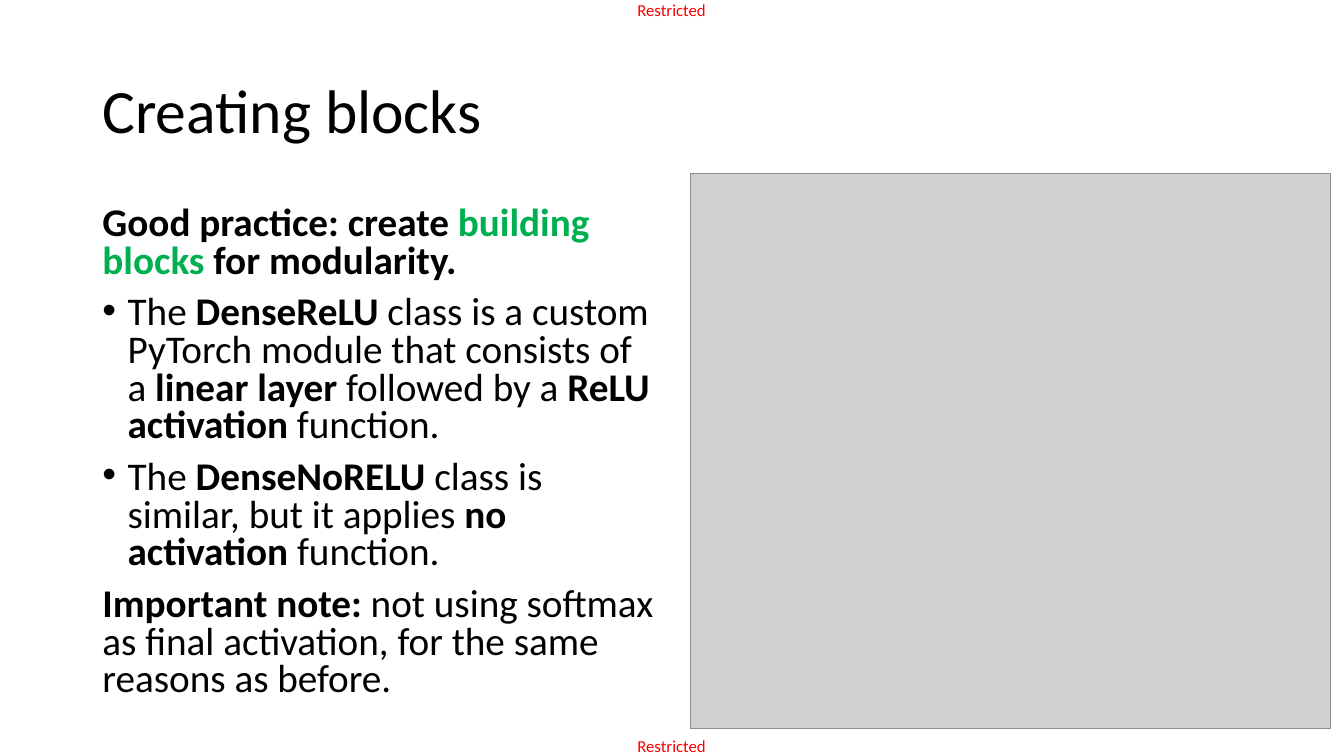
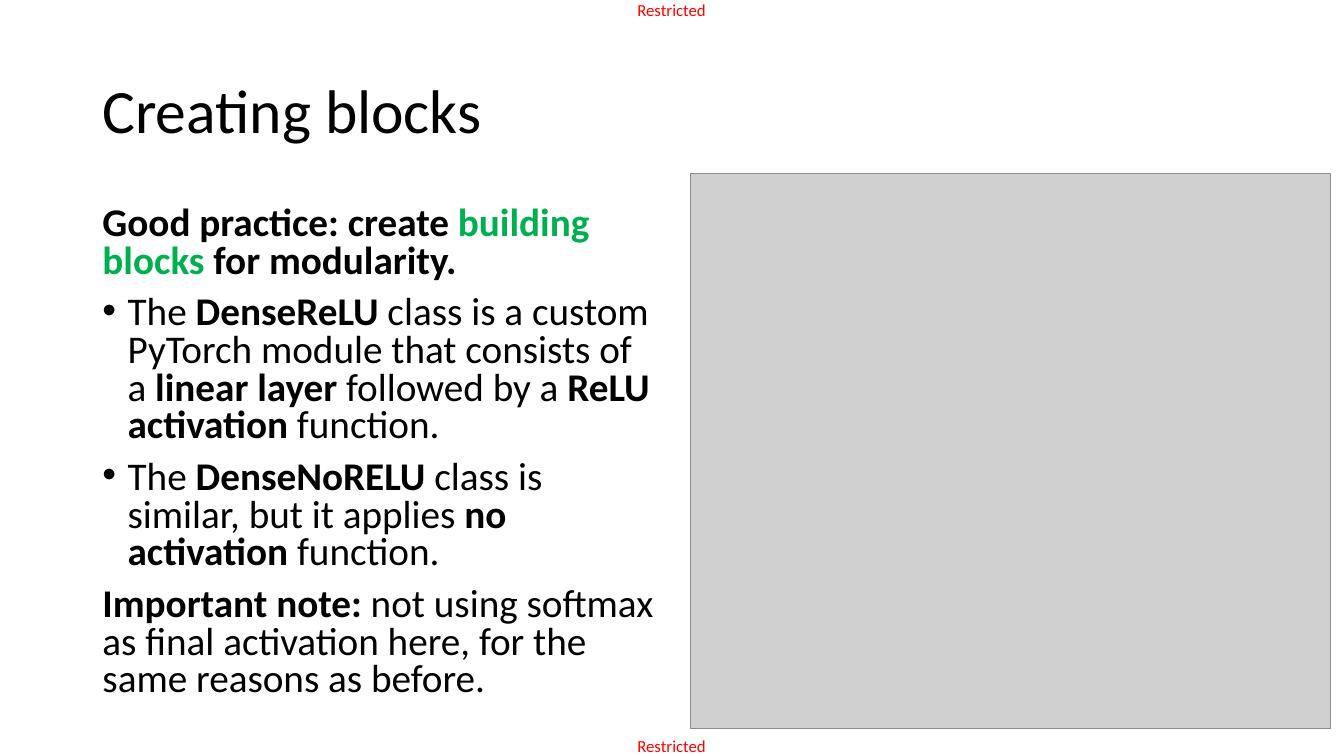
Before and after one commit to matthieudemari/SUTD_DL_50_039, a slide deck: slide 47 of W3/3. W3S3 final/W3S3.pptx. Drawn at 1344x756 pixels with LibreOffice and Linux fonts; fonts in the diff are those of the drawing; grey boxes stand for pictures. Boxes give left, top, right and bottom in pixels: in the first picture for what was removed or moved away, otherwise in the second. Text is boxed around its words. In the diff, an @@ line names an element or a change of style, - is before the commit and + after.

Commit message:
Correcting some typos here and there.

```diff
--- a/W3/3. W3S3 final/W3S3.pptx
+++ b/W3/3. W3S3 final/W3S3.pptx
@@ text at (x1=102, y1=590, x2=654, y2=693): text changed @@
-Important note: not using softmax as final activation, for the same reasons as before.
+Important note: not using softmax as final activation here, for the same reasons as before.
```
Also in this commit, not shown: 6 other slides changed, 11 other files.
